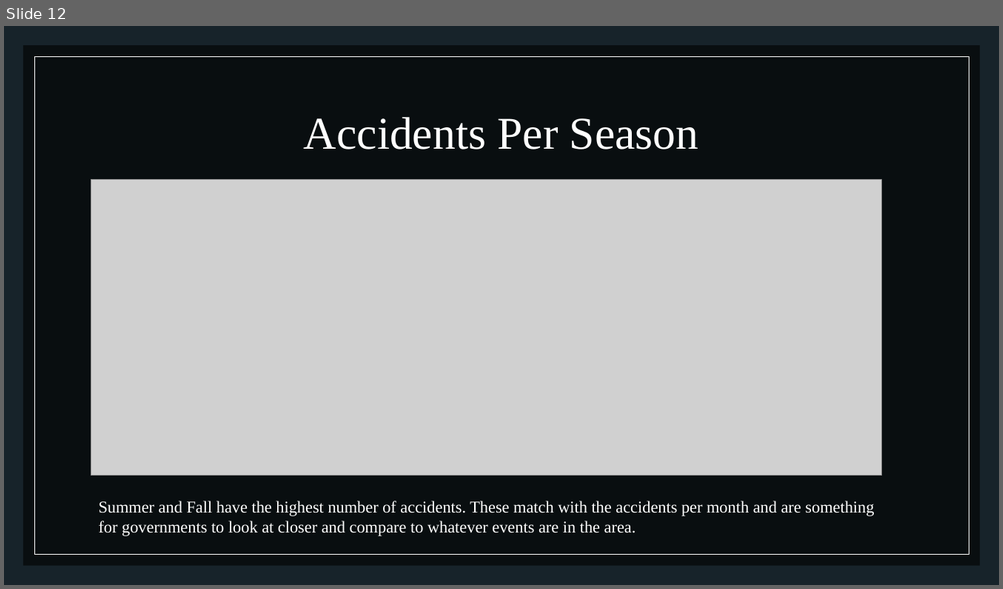
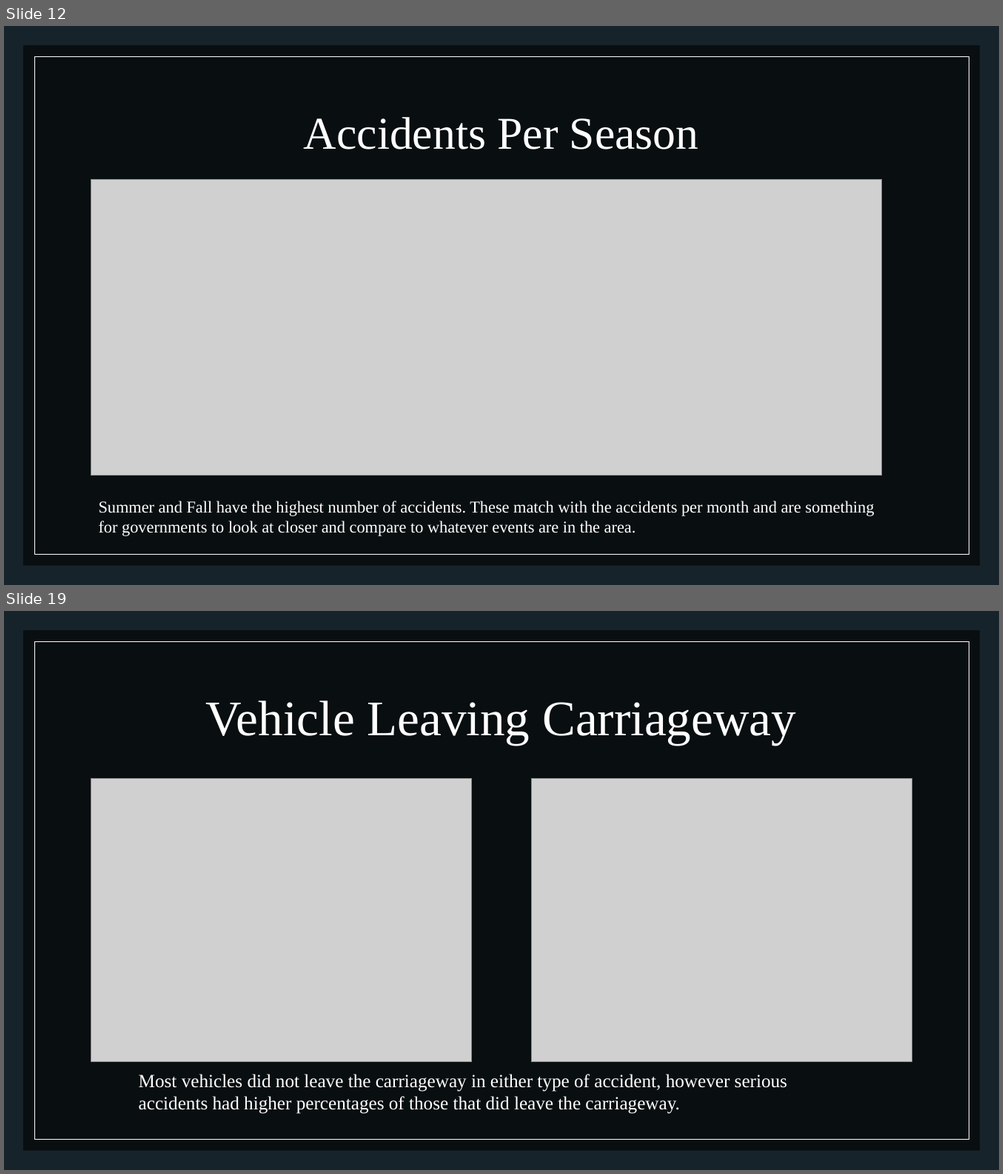
Before and after one commit to GenTaylor/Traffic-Accident-Analysis, a slide deck: Traffic Analysis and Severity Prediction.pptx. Shown one above the other, each under a label of ours: slide 12 before the commit, slides 12 and 19 after it; the slides between them are not shown. The pictures are 1003x589 and 1003x1174 pixels, drawn with LibreOffice and Linux fonts; fonts in the diff are those of the drawing; grey boxes stand for pictures. Boxes give left, top, right and bottom in pixels: in the first picture for what was removed or moved away, otherwise in the second. Text is boxed around its words. In the diff, an @@ line names an element or a change of style, - is before the commit and + after.

```diff
--- a/Traffic Analysis and Severity Prediction.pptx
+++ b/Traffic Analysis and Severity Prediction.pptx
@@ slide 19 added at [4, 611, 999, 1170], background #17232A; not listed: 2 template elements that a slide beside it also shows @@
@@ title added at [206, 701, 796, 744], 48 pt, text #FFFFFF @@
+Vehicle Leaving Carriageway
@@ picture added at [91, 778, 472, 1062] @@
@@ picture added at [532, 778, 912, 1062] @@
@@ text added at [139, 1074, 787, 1114], 18 pt, text #FFFFFF @@
+Most vehicles did not leave the carriageway in either type of accident, however serious accidents had higher percentages of those that did leave the carriageway.
```
Also in this commit, not shown: 2 slides changed, 19 other slides added, 2 slides removed.
